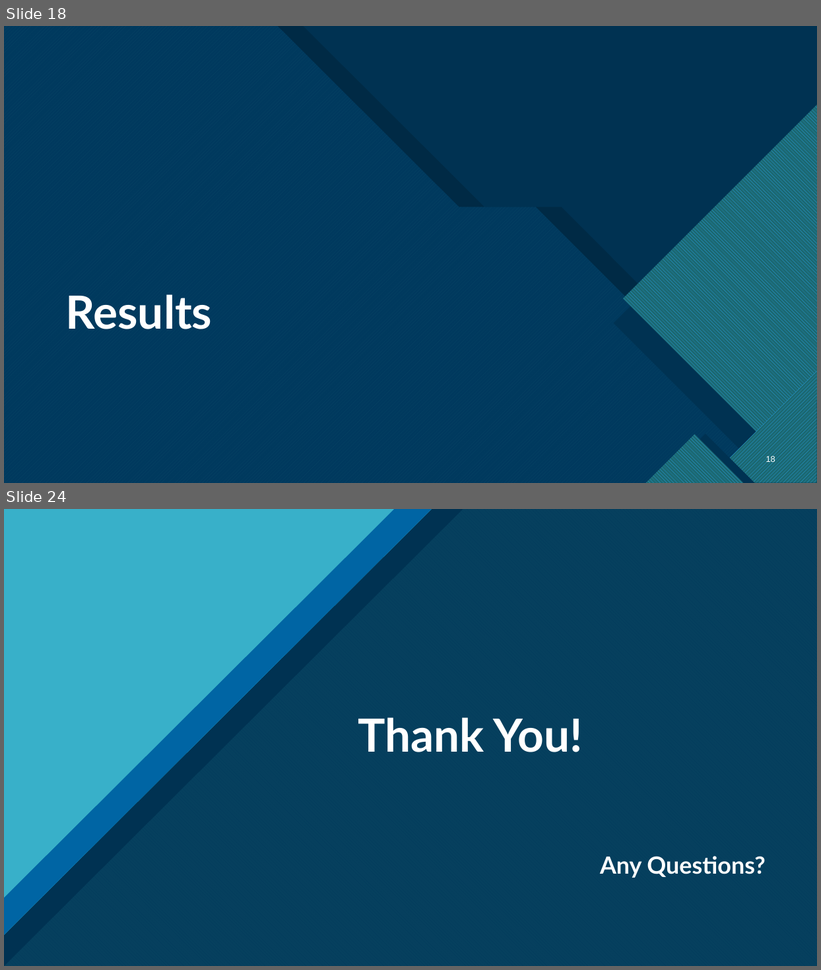
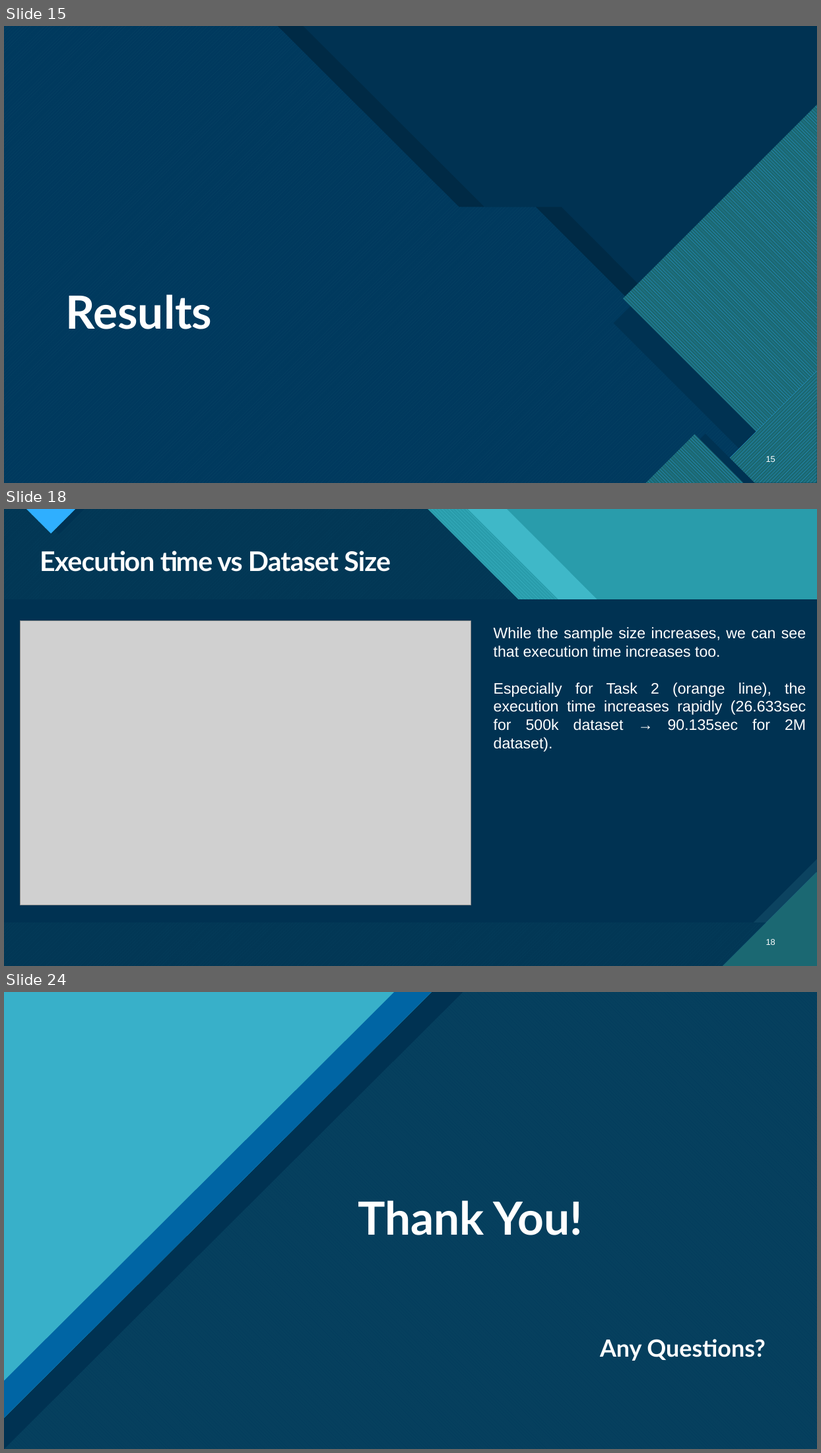
Before and after one commit to MnAppsNet/DominanceQueries, a slide deck: reports/report_presentation.pptx. Shown one above the other, each under a label of ours: slides 18 and 24 before the commit, slides 15, 18 and 24 after it; the slides between them are not shown. The pictures are 821x970 and 821x1453 pixels, drawn with LibreOffice and Linux fonts; fonts in the diff are those of the drawing; grey boxes stand for pictures; background and template pictures are left out; a plain dark background stands for a picture behind light text. Boxes give left, top, right and bottom in pixels: in the first picture for what was removed or moved away, otherwise in the second. Text is boxed around its words. In the diff, an @@ line names an element or a change of style, - is before the commit and + after.

```diff
--- a/reports/report_presentation.pptx
+++ b/reports/report_presentation.pptx
@@ slide 18 added at [4,509,817,966], background picture (left out); not listed: 13 template elements that a slide beside it also shows @@
@@ rectangle added at [4,509,817,966], fill #299CAB @@
@@ rectangle added at [4,509,817,966], fill #299CAB @@
@@ freeform shape added at [4,509,817,966], fill #47C3D3 at 74% opacity @@
@@ freeform shape added at [4,509,817,966], fill pattern #47C3D3 on #1B6872 @@
@@ freeform shape added at [4,509,817,966], fill #003352 at 90% opacity @@
@@ title added at [40,551,391,572], 32 pt, text #FFFFFF, bold @@
+Execution time vs Dataset Size
@@ picture added at [20,621,471,906] @@
@@ text added at [494,627,806,752], 18 pt, text #FFFFFF @@
+While the sample size increases, we can see that execution time increases too.
+Especially for Task 2 (orange line), the execution time increases rapidly (26.633sec for 500k dataset → 90.135sec for 2M dataset).
@@ page number added at [766,939,776,945], 10 pt, text #FFFFFF @@
+18
@@ what was slide 18 is now slide 15 @@
```
Also in this commit, not shown: 4 slides changed, 6 other slides added, 7 slides removed.
